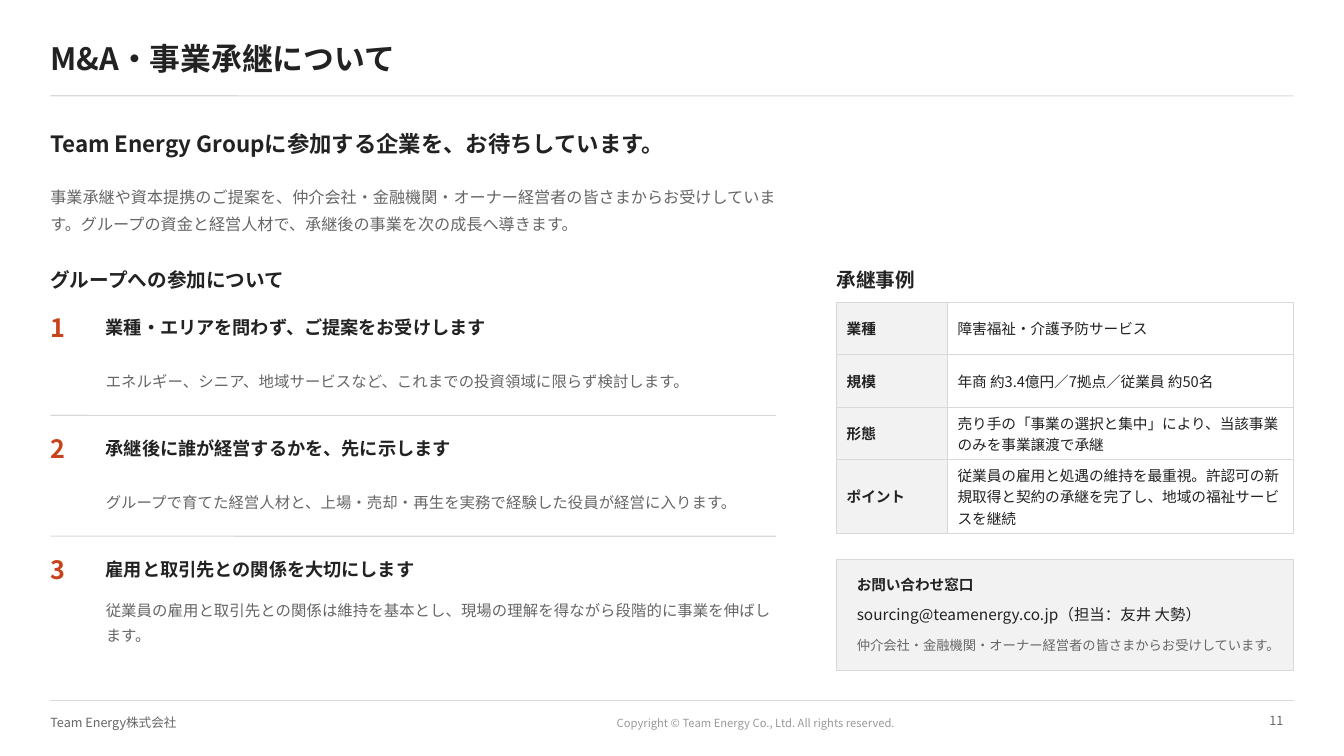
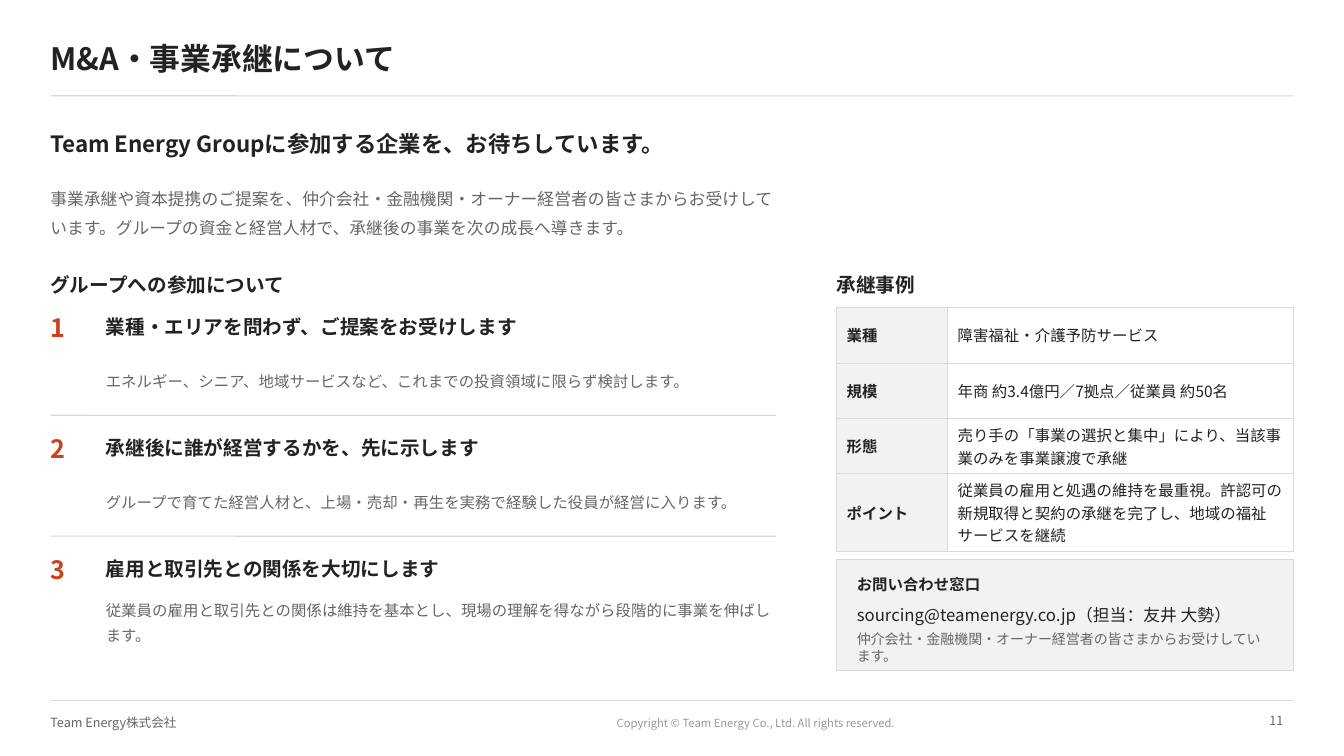
Before and after one commit to ttomoi-afk/desktop-tutorial, a slide deck: slide 11 of teamenergy/docs/TeamEnergy_会社紹介資料.pptx. Drawn at 1344x756 pixels with LibreOffice and Linux fonts; fonts in the diff are those of the drawing; background and template pictures are left out. Boxes give left, top, right and bottom in pixels: in the first picture for what was removed or moved away, otherwise in the second. Text is boxed around its words. In the diff, an @@ line names an element or a change of style, - is before the commit and + after.

```diff
--- a/teamenergy/docs/TeamEnergy_会社紹介資料.pptx
+++ b/teamenergy/docs/TeamEnergy_会社紹介資料.pptx
@@ text "事業承継や資本提携のご提案を、仲介会社・金融機関・オーナー経営者の皆さまからお受けしています。グループの資金と経営人材で ..." at [50, 191, 772, 236]: size 11.5 to 12 pt @@
@@ text "グループへの参加について": place and size @@
-text "グループへの参加について" at [50, 270, 284, 289]
+text "グループへの参加について" at [50, 275, 284, 294]
@@ text "承継事例": place and size @@
-text "承継事例" at [837, 270, 915, 289]
+text "承継事例" at [837, 275, 915, 294]
@@ table at [837, 308, 1294, 546] @@
@@ size 10.5 to 11 pt @@
@@ table: place and size @@
-table at [837, 302, 1294, 529]
+table at [837, 308, 1294, 546]
@@ size 13 to 14 pt in 3 elements at [106, 317, 517, 336], [106, 438, 479, 457], [106, 559, 440, 578] @@
@@ text "お問い合わせ窓口" at [857, 577, 980, 592]: size 10.5 to 11 pt @@
@@ text "sourcing@teamenergy.co.jp（担当：友井 大勢）" at [857, 607, 1231, 625]: size 11 to 12 pt @@
@@ text "仲介会社・金融機関・オーナー経営者の皆さまからお受けしています。" at [857, 632, 1261, 662]: size 9.5 to 10 pt @@
```
Also in this commit, not shown: 10 other slides changed, 3 other files.
